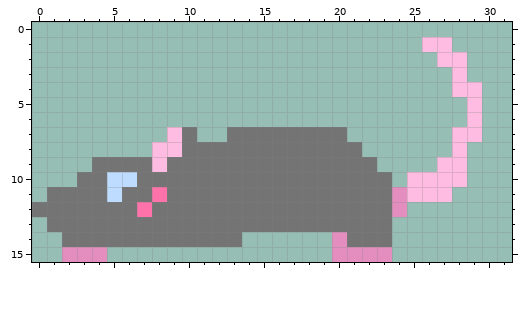
File history of a pixel-art sprite, main/resources/sprites/szczur_left2.png. The picture above is the old version.
The file is 32x16 pixels.
After the commit:
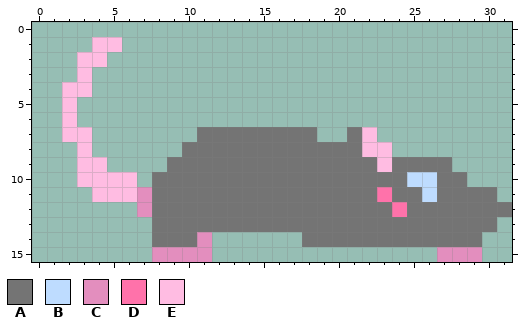
Palette (. is transparent): A #747474  B #bedcff  C #e38ebe  D #ff72aa  E #ffbce2
From old to new:
y 1: x 4..5 .. -> EE; x 26..27 EE -> ..
y 2: x 3..4 .. -> EE; x 27..28 EE -> ..
y 3: x 3 . -> E; x 28 E -> .
y 4: x 2..3 .. -> EE; x 28..29 EE -> ..
y 5..6: x 2 . -> E; x 29 E -> .
y 7: x 2..3 .. -> EE; x 9..12 EA.. -> ..AA; x 19..22 AA.. -> ..AE; x 28..29 EE -> ..
y 8: x 3 . -> E; x 8..9 EE -> ..; x 22..23 .. -> EE; x 28 E -> .
y 9: x 3..8 .AAAAE -> EE....; x 23..28 ....EE -> EAAAA.
y 10: x 3..7 AABBA -> EEEE.; x 24..28 .EEEE -> ABBAA
y 11: x 1..8 AAAABAAD -> ...EEECA; x 23..30 ACEEE... -> DAABAAAA
y 12: x 0..7 AAAAAAAD -> .......C; x 24..31 C....... -> DAAAAAAA
y 13: x 1..7 AAAAAAA -> .......; x 24..30 ....... -> AAAAAAA
y 14: x 2..7 AAAAAA -> ......; x 11..13 AAA -> C..; x 18..20 ..C -> AAA; x 24..29 ...... -> AAAAAA
y 15: x 2..4 CCC -> ...; x 8..11 .... -> CCCC; x 20..23 CCCC -> ....; x 27..29 ... -> CCC
Where, in picture pixels (left, top, right, bottom), the same in both pictures:
changed: (32, 37, 242, 262)
changed: (302, 37, 512, 262)
